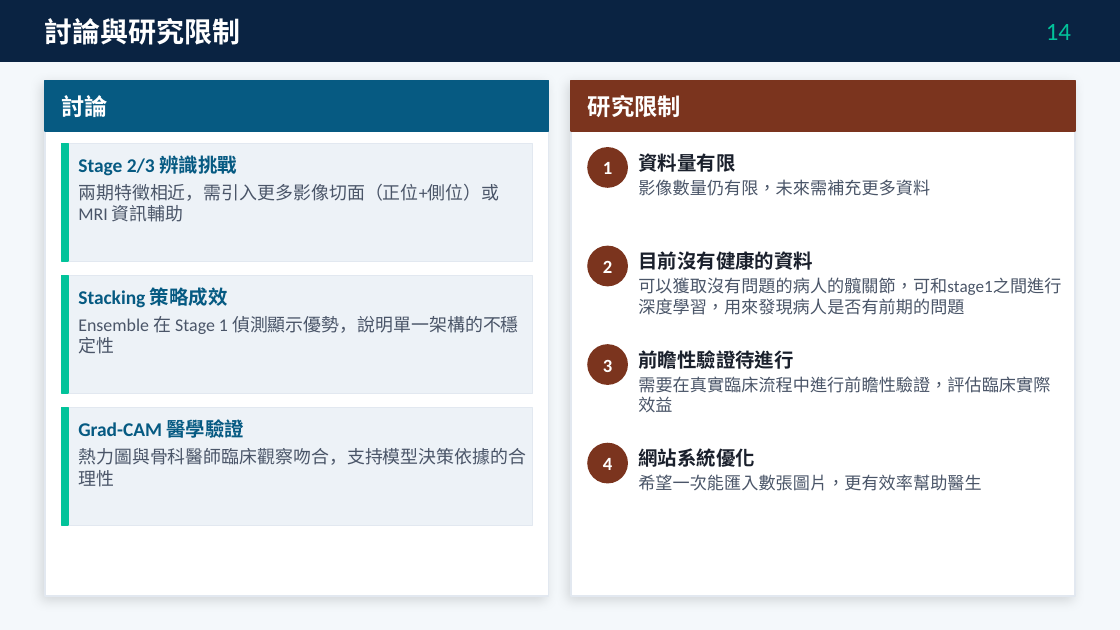
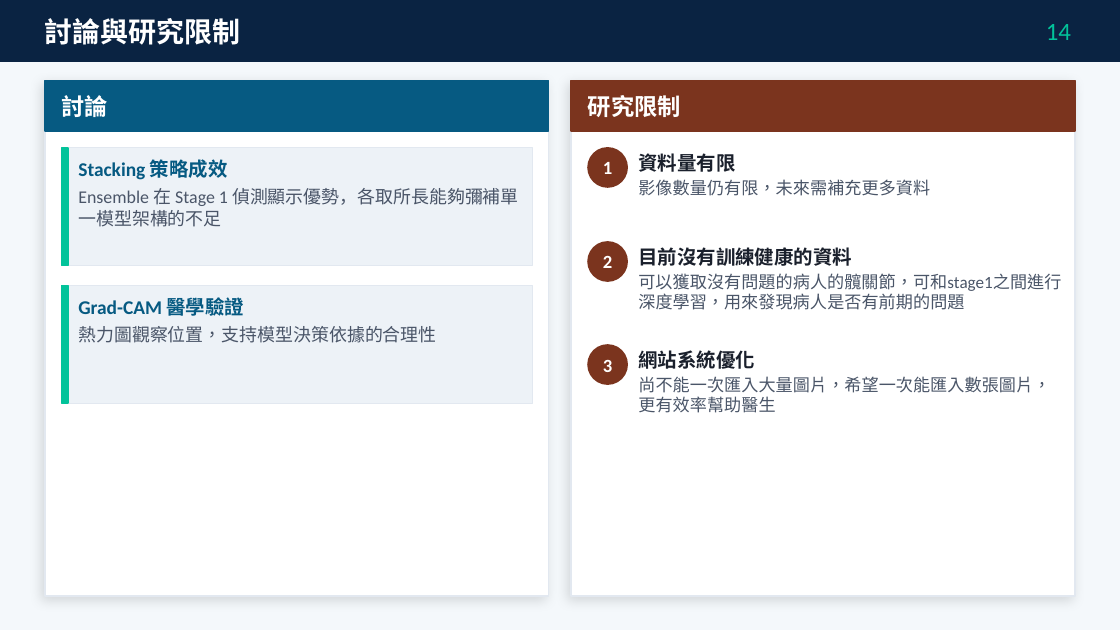
Before and after one commit to ericadgjl-huang/Renai-Hospital-DL-Project, a slide deck: slide 15 of Renai-Hospital_PresentationV4_final.pptx. Drawn at 1120x630 pixels with LibreOffice and Linux fonts; fonts in the diff are those of the drawing. Boxes give left, top, right and bottom in pixels: in the first picture for what was removed or moved away, otherwise in the second. Text is boxed around its words. In the diff, an @@ line names an element or a change of style, - is before the commit and + after.

```diff
--- a/Renai-Hospital_PresentationV4_final.pptx
+++ b/Renai-Hospital_PresentationV4_final.pptx
@@ 2 rectangles, 1 text: place and size @@
-2 rectangles, 1 text at (62, 276, 532, 393)
+2 rectangles, 1 text at (62, 148, 532, 265)
@@ rectangle removed at (62, 143, 532, 261) @@
@@ rectangle removed at (62, 143, 68, 261) @@
@@ text removed at (78, 152, 237, 178) @@
-Stage 2/3 辨識挑戰
@@ text at (78, 188, 519, 227): text changed @@
-Ensemble 在 Stage 1 偵測顯示優勢，說明單一架構的不穩定性
+Ensemble 在 Stage 1 偵測顯示優勢，各取所長能夠彌補單一模型架構的不足
@@ text removed at (78, 184, 499, 222) @@
-兩期特徵相近，需引入更多影像切面（正位+側位）或 MRI 資訊輔助
@@ 2 texts, 1 ellipse: place and size @@
-2 texts, 1 ellipse at (588, 246, 1061, 315)
+2 texts, 1 ellipse at (588, 242, 1061, 310)
@@ text at (638, 247, 852, 266): text changed @@
-目前沒有健康的資料
+目前沒有訓練健康的資料
@@ 2 rectangles, 1 text: place and size @@
-2 rectangles, 1 text at (62, 408, 532, 525)
+2 rectangles, 1 text at (62, 286, 532, 403)
@@ text at (78, 326, 436, 343): text changed @@
-熱力圖與骨科醫師臨床觀察吻合，支持模型決策依據的合理性
+熱力圖觀察位置，支持模型決策依據的合理性
@@ text at (638, 350, 755, 369): text changed @@
-前瞻性驗證待進行
+網站系統優化
@@ text at (638, 376, 1050, 413): text changed @@
-需要在真實臨床流程中進行前瞻性驗證，評估臨床實際效益
+尚不能一次匯入大量圖片，希望一次能匯入數張圖片，更有效率幫助醫生
@@ ellipse removed at (588, 444, 627, 483) @@
@@ text removed at (638, 448, 755, 467) @@
-網站系統優化
@@ text removed at (603, 458, 612, 470) @@
-4
@@ text removed at (638, 474, 981, 491) @@
-希望一次能匯入數張圖片，更有效率幫助醫生
```
Also in this commit, not shown: 12 other slides changed.
